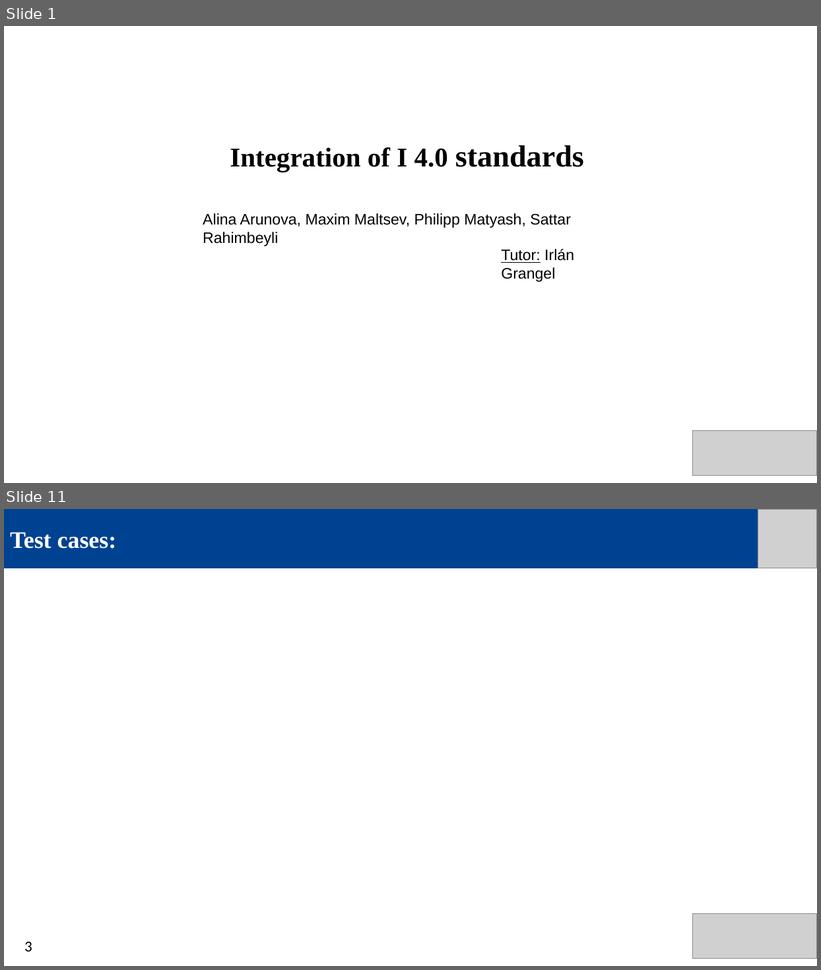
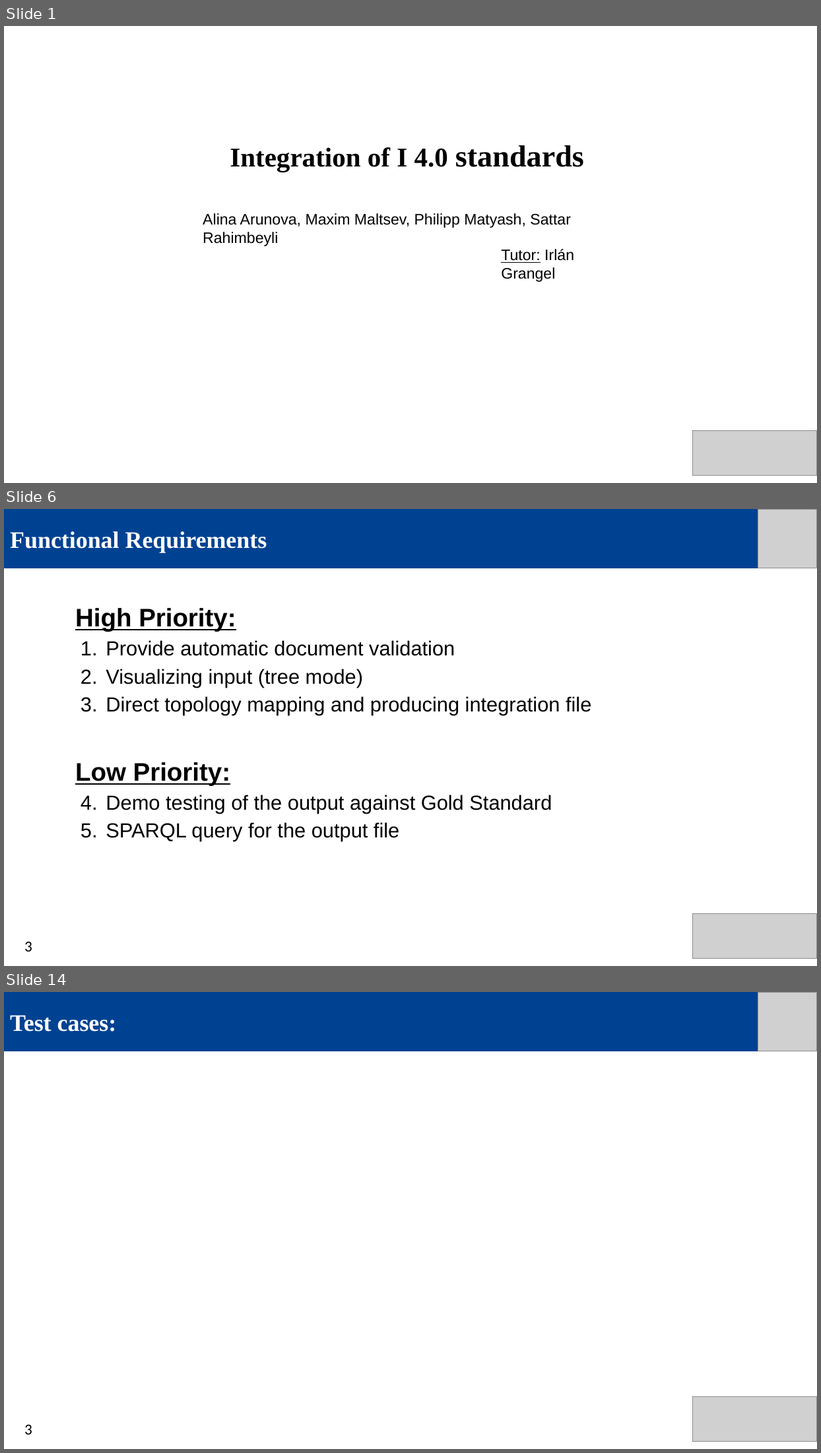
Before and after one commit to IntegrationI40StandardsSemLab/Integration-I4.0, a slide deck: Presentations/Final presentation/Final presentation.pptx. Shown one above the other, each under a label of ours: slides 1 and 11 before the commit, slides 1, 6 and 14 after it; the slides between them are not shown. The pictures are 821x970 and 821x1453 pixels, drawn with LibreOffice and Linux fonts; fonts in the diff are those of the drawing; grey boxes stand for pictures. Boxes give left, top, right and bottom in pixels: in the first picture for what was removed or moved away, otherwise in the second. Text is boxed around its words. In the diff, an @@ line names an element or a change of style, - is before the commit and + after.

```diff
--- a/Presentations/Final presentation/Final presentation.pptx
+++ b/Presentations/Final presentation/Final presentation.pptx
@@ slide 6 added at (4, 509, 817, 966), background #FFFFFF @@
@@ rectangle added at (4, 509, 758, 568), fill #004292, 28 pt, text #FFFFFF, bold @@
+Functional Requirements
@@ picture added at (758, 509, 817, 568) @@
@@ text added at (75, 608, 591, 842), 24 pt, text #000000 @@
+High Priority:
+1. Provide automatic document validation
+2. Visualizing input (tree mode)
+3. Direct topology mapping and producing integration file
+Low Priority:
+1. Demo testing of the output against Gold Standard
+2. SPARQL query for the output file
@@ picture added at (692, 914, 817, 958) @@
@@ text added at (24, 942, 32, 952), 18 pt, text #000000 @@
+3
@@ what was slide 11 is now slide 14 @@
```
Also in this commit, not shown: 3 slides changed, 8 other slides added, 6 slides removed, 1 other file.
